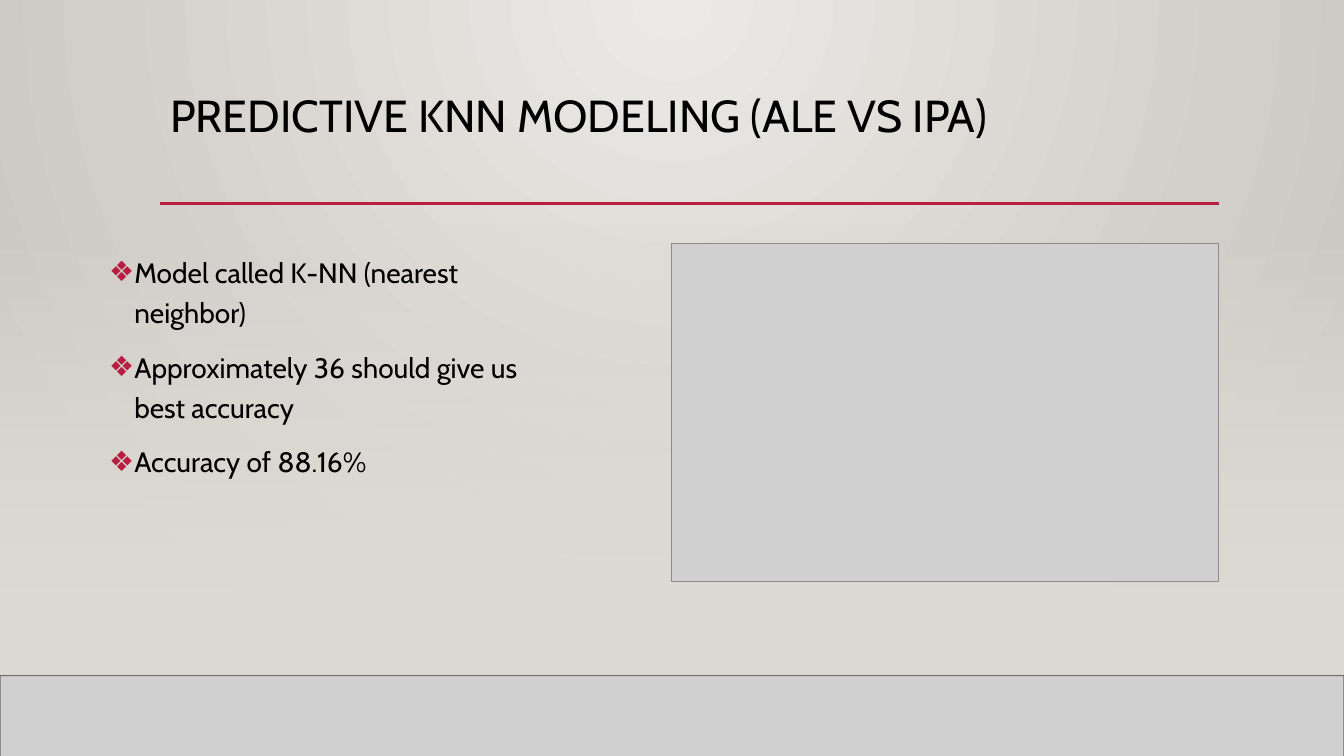
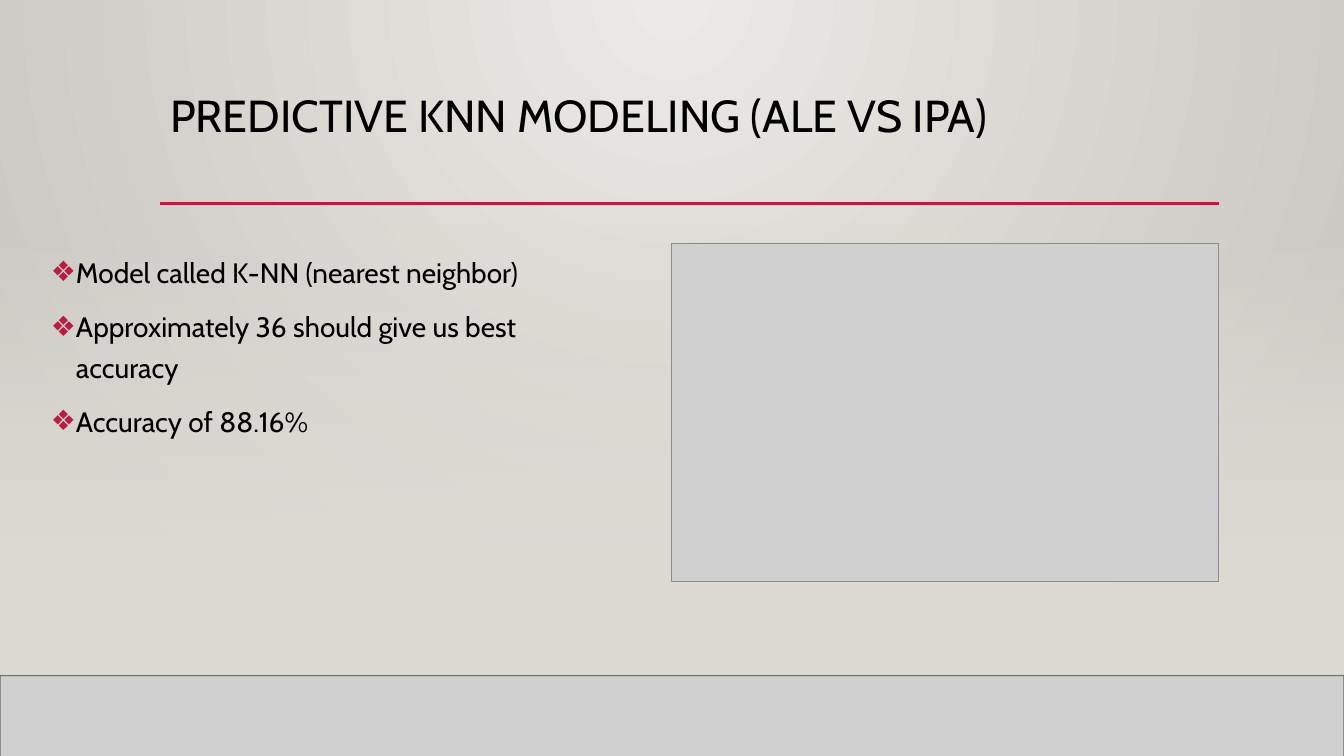
Before and after one commit to Aurian-G/BudweiserBreweryAnalysis, a slide deck: slide 10 of PPT/Case_Study_Analysis_DDS6306.pptx. Drawn at 1344x756 pixels with LibreOffice and Linux fonts; fonts in the diff are those of the drawing; grey boxes stand for pictures; background and template pictures are left out. Boxes give left, top, right and bottom in pixels: in the first picture for what was removed or moved away, otherwise in the second. Text is boxed around its words. In the diff, an @@ line names an element or a change of style, - is before the commit and + after.

```diff
--- a/PPT/Case_Study_Analysis_DDS6306.pptx
+++ b/PPT/Case_Study_Analysis_DDS6306.pptx
@@ text "Model called K-NN (nearest neighbor)" rewrapped from (x1=134, y1=262, x2=517, y2=479) to (x1=76, y1=262, x2=518, y2=438) @@
```
Also in this commit, not shown: 3 other slides changed.
